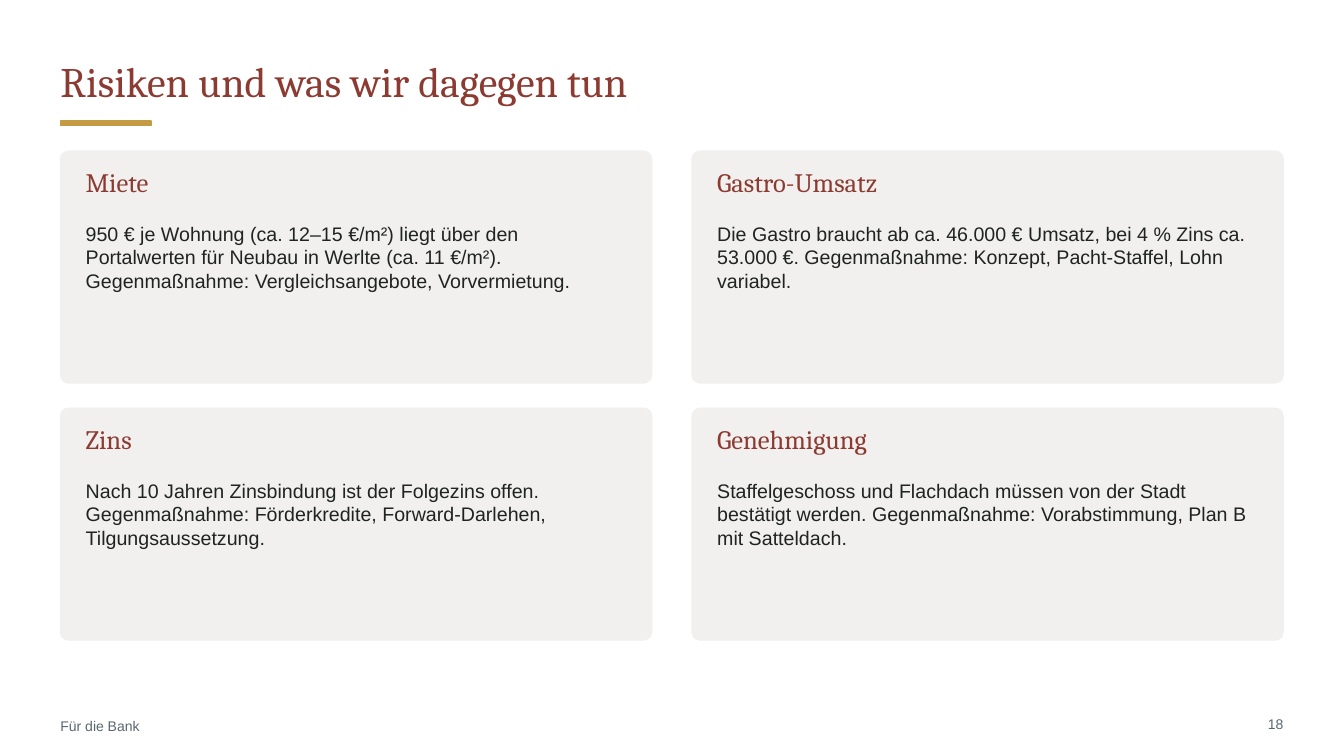
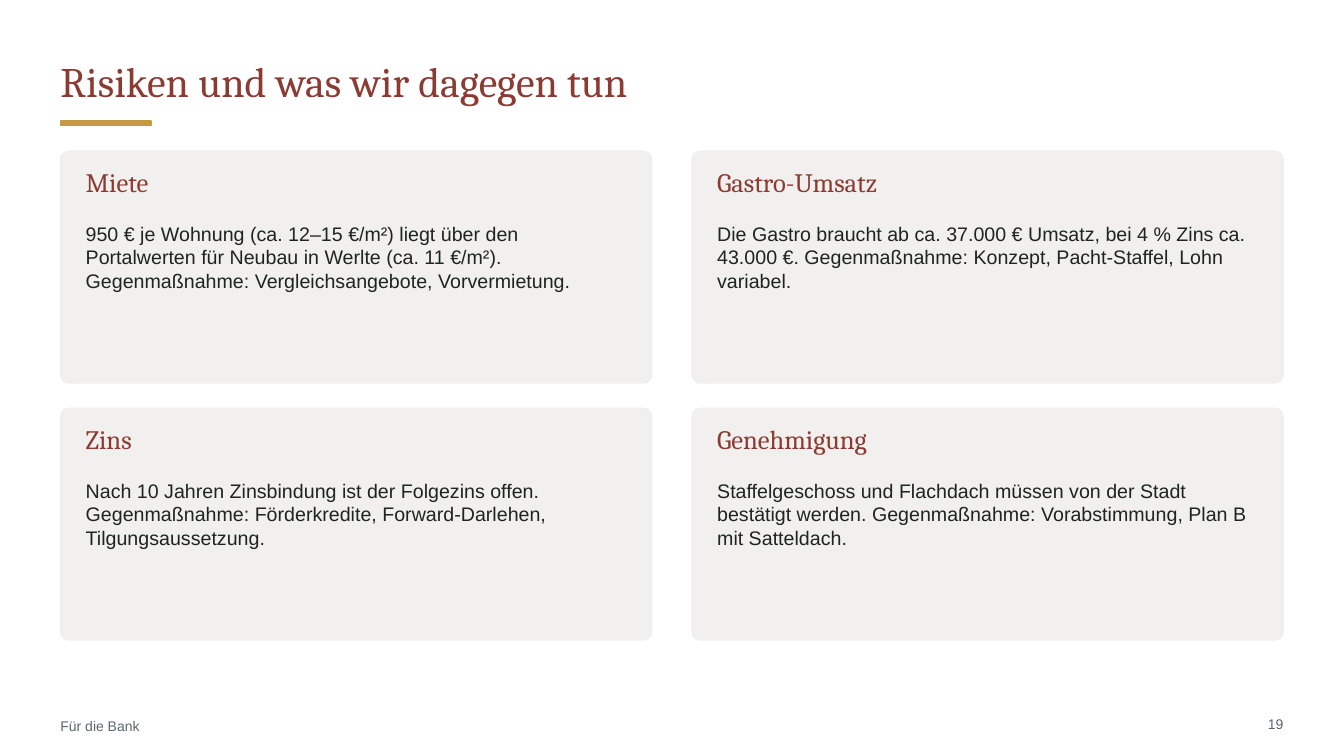
Before and after one commit to CartoonUsername/bau-projekt, a slide deck: slide 19 of praesentation/Neue-Mitte-Werlte_Baufeld3_6-Wohnungen_Gastro-EG.pptx (slide 18 before the commit). Drawn at 1344x756 pixels with LibreOffice and Linux fonts; fonts in the diff are those of the drawing. Boxes give left, top, right and bottom in pixels: in the first picture for what was removed or moved away, otherwise in the second. Text is boxed around its words. In the diff, an @@ line names an element or a change of style, - is before the commit and + after.

```diff
--- a/praesentation/Neue-Mitte-Werlte_Baufeld3_6-Wohnungen_Gastro-EG.pptx
+++ b/praesentation/Neue-Mitte-Werlte_Baufeld3_6-Wohnungen_Gastro-EG.pptx
@@ text at bbox=[717, 226, 1245, 288]: text changed @@
-Die Gastro braucht ab ca. 46.000 € Umsatz, bei 4 % Zins ca. 53.000 €. Gegenmaßnahme: Konzept, Pacht-Staffel, Lohn variabel.
+Die Gastro braucht ab ca. 37.000 € Umsatz, bei 4 % Zins ca. 43.000 €. Gegenmaßnahme: Konzept, Pacht-Staffel, Lohn variabel.
```
Also in this commit, not shown: 13 other slides changed, 2 slides added, 7 other files.
